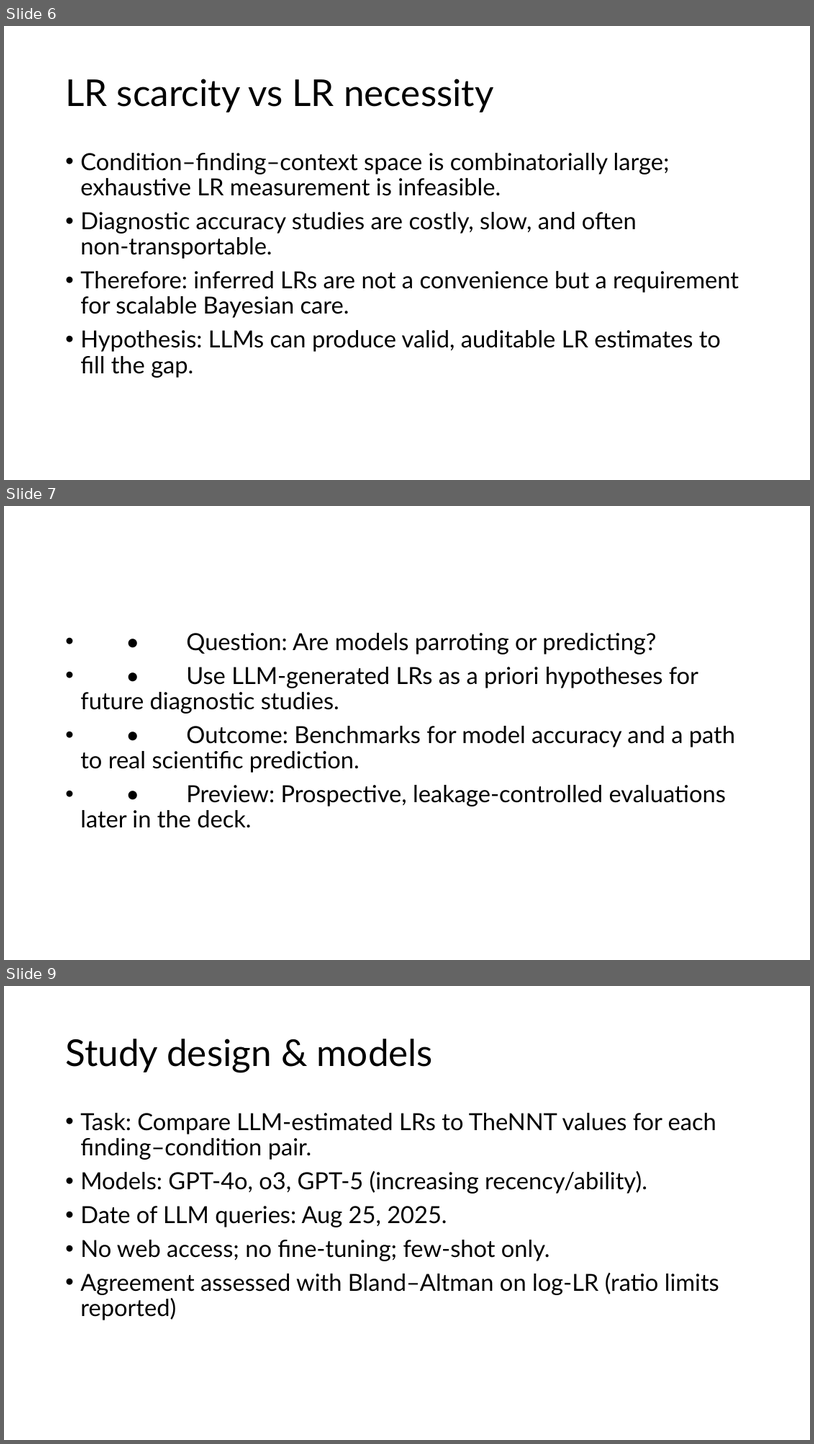
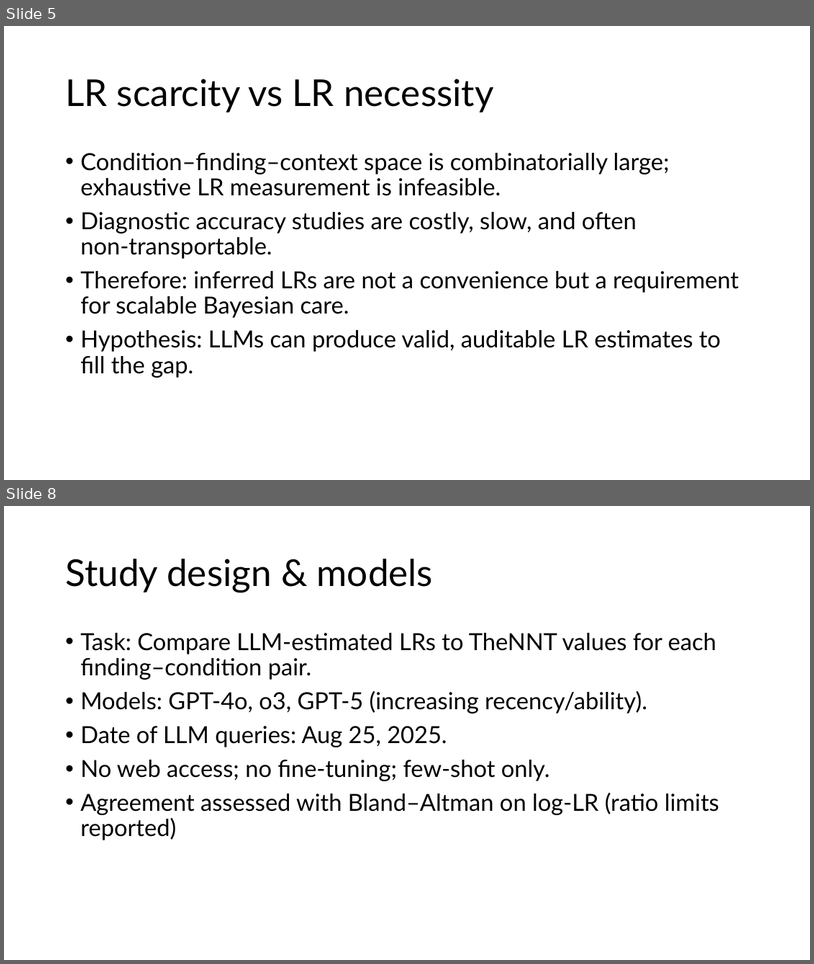
Before and after one commit to reblocke/llm_estimate_lrs, a slide deck: 2025-9-22 locke m2int lab LLM LRs.pptx. Shown one above the other, each under a label of ours: slides 6, 7 and 9 before the commit, slides 5 and 8 after it; the slides between them are not shown. The pictures are 814x1444 and 814x964 pixels, drawn with LibreOffice and Linux fonts; fonts in the diff are those of the drawing. Boxes give left, top, right and bottom in pixels: in the first picture for what was removed or moved away, otherwise in the second. Text is boxed around its words. In the diff, an @@ line names an element or a change of style, - is before the commit and + after.

```diff
--- a/2025-9-22 locke m2int lab LLM LRs.pptx
+++ b/2025-9-22 locke m2int lab LLM LRs.pptx
@@ slide 7 removed at [4,506,810,960], background #FFFFFF @@
@@ text removed at [80,633,736,828] @@
-• • Question: Are models parroting or predicting?
-• • Use LLM‑generated LRs as a priori hypotheses for future diagnostic studies.
-• • Outcome: Benchmarks for model accuracy and a path to real scientific prediction.
-• • Preview: Prospective, leakage‑controlled evaluations later in the deck.
@@ what was slide 6 is now slide 5 @@
@@ what was slide 9 is now slide 8 @@
```
Also in this commit, not shown: 10 slides changed, 3 slides added, 4 other slides removed, 1 other file.
